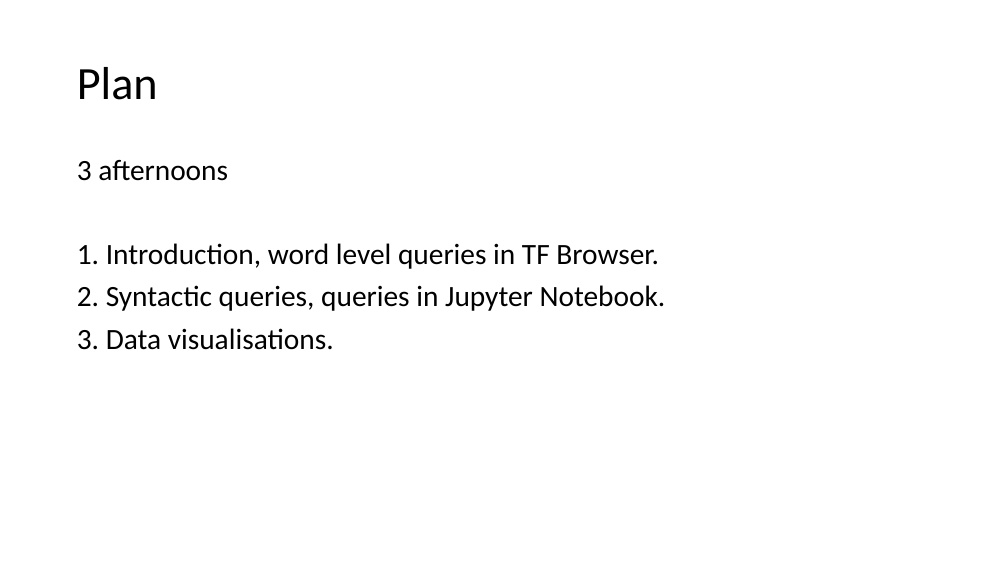
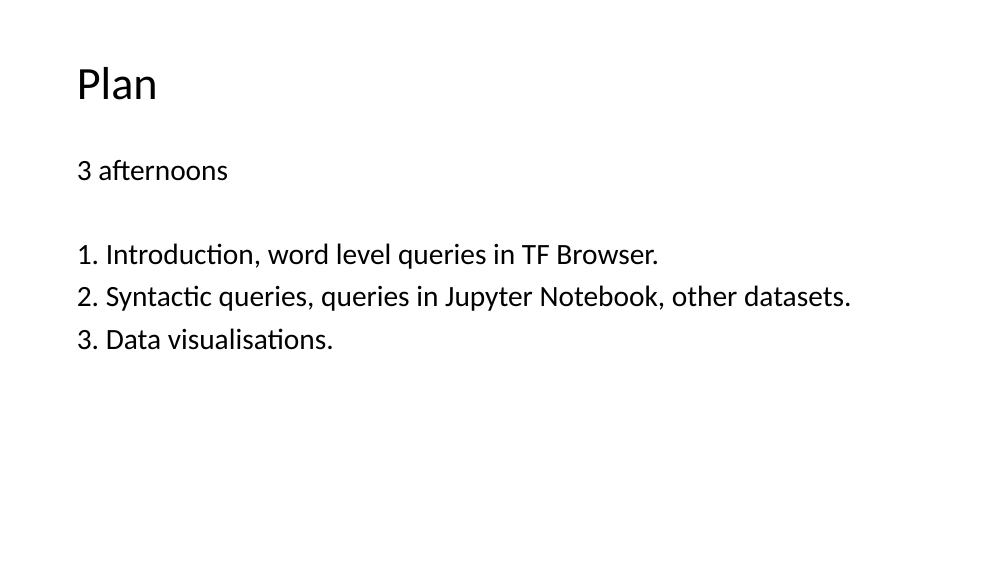
Before and after one commit to MartijnNaaijer/workshop_zurich_text_fabric, a slide deck: slide 3 of presentation_6_march_2026.pptx. Drawn at 1008x567 pixels with LibreOffice and Linux fonts; fonts in the diff are those of the drawing. Boxes give left, top, right and bottom in pixels: in the first picture for what was removed or moved away, otherwise in the second. Text is boxed around its words. In the diff, an @@ line names an element or a change of style, - is before the commit and + after.

```diff
--- a/presentation_6_march_2026.pptx
+++ b/presentation_6_march_2026.pptx
@@ text at (77,285,851,311): text changed @@
-2. Syntactic queries, queries in Jupyter Notebook.
+2. Syntactic queries, queries in Jupyter Notebook, other datasets.
```
Also in this commit, not shown: 3 other slides changed.
